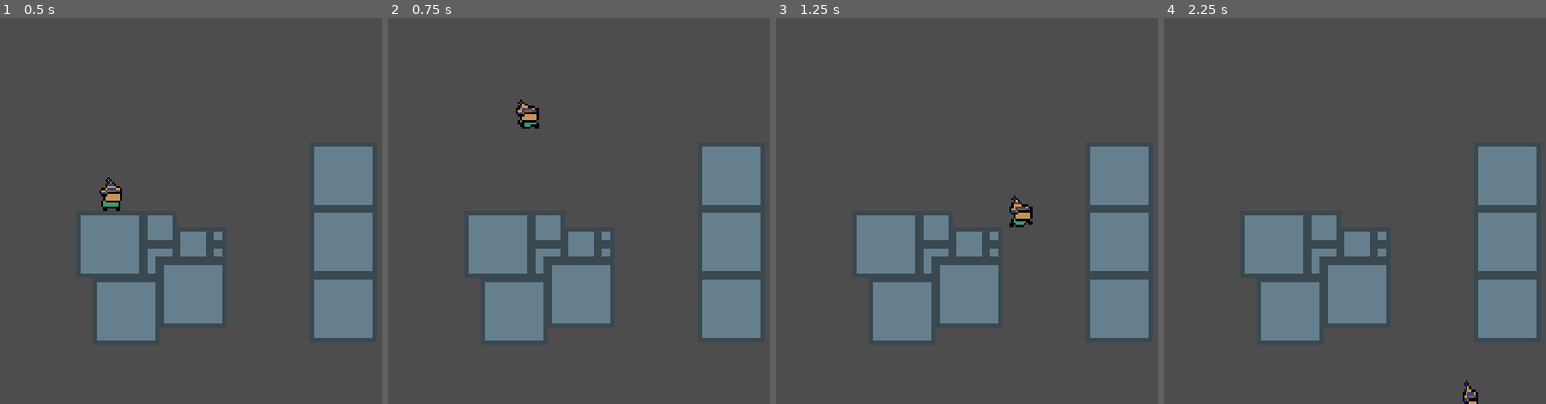
Above: before the commit, frames 1-4 (left to right).
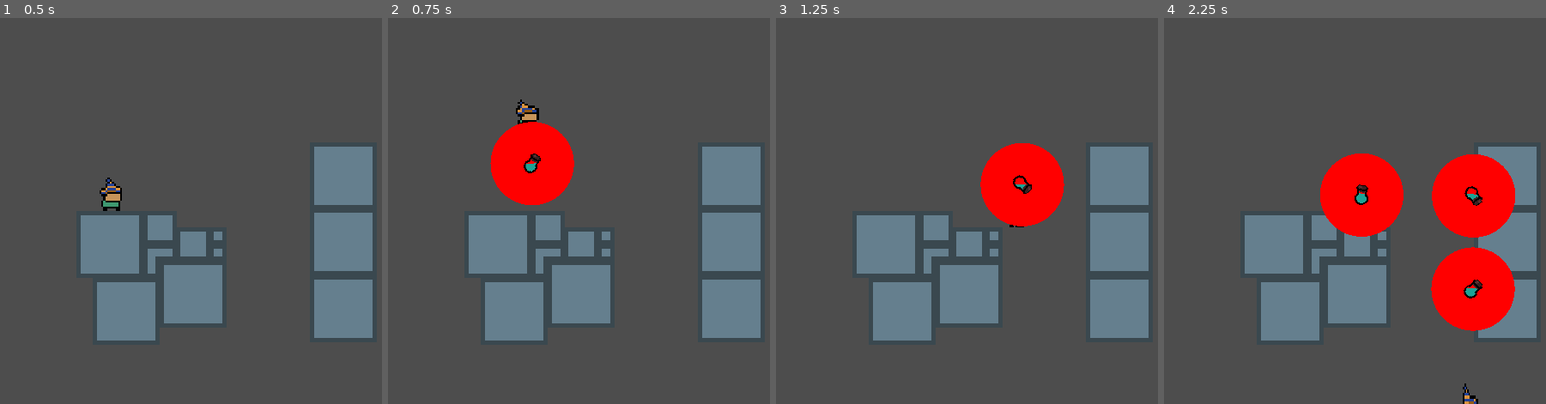
Above: after the commit, the same moments.

Repository: tliam1/PirateSoftwareJam
Game: Godot game, scene res://Scenes/Levels/TestLevel.tscn
Same seed, same stepped clock (60 frames per second), same inputs: the game is played once before the commit and once after it. Before the commit the project has no main scene; this scene is started directly in both runs.
Inputs (mouse positions are in pixels of both pictures, inside the frame that each line leads up to):
- Up to frame 1 (0.5 s): no input
- Up to frame 2 (0.75 s): tap Enter (ui_accept) at 0.5 s; move the mouse to (outside the picture) at 0.52 s; hold Right (ui_right) from 0.53 s (still down); hold Space (Jump) from 0.53 s (still down); click (outside the picture) at 0.6 s
- Up to frame 3 (1.25 s): keep holding Right (ui_right); keep holding Space (Jump)
- Up to frame 4 (2.25 s): move the mouse to (1370, 230) at 1.27 s; release Right (ui_right) at 1.28 s; release Space (Jump) at 1.28 s; hold Left (ui_left) 1.28-2.03 s; tap Space (Jump) at 1.35, 1.52, 1.82 s; click (1370, 230) at 1.55 s; move the mouse to (outside the picture) at 2.02 s; hold Right (ui_right) from 2.03 s (still down); hold Space (Jump) from 2.03 s (still down); click (outside the picture) at 2.1 s

Frame 1 is identical in both runs. In frame 2, 3.7% of the frame differs, in the area x 26-49%, y 26-49%; in frame 3, 3.7%; in frame 4, 11%, in the area x 40-92%, y 35-100%.

Commit message:
starting potion callables

Diff:
--- a/Scenes/Levels/TestLevel.tscn
+++ b/Scenes/Levels/TestLevel.tscn
@@ -1,12 +1,14 @@
-[gd_scene load_steps=6 format=3 uid="uid://1pyt6nhi7b1v"]
+[gd_scene load_steps=7 format=3 uid="uid://1pyt6nhi7b1v"]
 
 [ext_resource type="PackedScene" uid="uid://csjacn7hftps" path="res://Scenes/Prefabs/Player.tscn" id="1_n2jwg"]
+[ext_resource type="Script" path="res://Scripts/Managers/GameManager.gd" id="1_vjac8"]
 [ext_resource type="PackedScene" uid="uid://m221ph32wblp" path="res://Scenes/Prefabs/BlockTypes/SquareLargeblock.tscn" id="2_dv6nr"]
 [ext_resource type="PackedScene" uid="uid://3lekr461rj58" path="res://Scenes/Prefabs/BlockTypes/L-block.tscn" id="3_06ekb"]
 [ext_resource type="PackedScene" uid="uid://ducoaxjaf8rwt" path="res://Scenes/Prefabs/BlockTypes/SquareSmallblock.tscn" id="5_7rhb2"]
 [ext_resource type="PackedScene" uid="uid://1uknqmq5pvmo" path="res://Scenes/Prefabs/BlockTypes/SquareMediumblock.tscn" id="5_mg55c"]
 
 [node name="TestLevel" type="Node2D"]
+script = ExtResource("1_vjac8")
 
 [node name="Camera2D" type="Camera2D" parent="."]
 zoom = Vector2(3.5, 3.5)
@@ -15,37 +17,37 @@
 position = Vector2(-111, -9)
 collision_layer = 2
 
-[node name="Blocks" type="Node2D" parent="."]
+[node name="BlockManager" type="Node2D" parent="."]
 
-[node name="block" parent="Blocks" instance=ExtResource("2_dv6nr")]
+[node name="block" parent="BlockManager" instance=ExtResource("2_dv6nr")]
 position = Vector2(-112, 16)
 
-[node name="block2" parent="Blocks" instance=ExtResource("3_06ekb")]
+[node name="block2" parent="BlockManager" instance=ExtResource("3_06ekb")]
 position = Vector2(-88, 24)
 
-[node name="block3" parent="Blocks" instance=ExtResource("2_dv6nr")]
+[node name="block3" parent="BlockManager" instance=ExtResource("2_dv6nr")]
 position = Vector2(-72, 40)
 
-[node name="block7" parent="Blocks" instance=ExtResource("2_dv6nr")]
+[node name="block7" parent="BlockManager" instance=ExtResource("2_dv6nr")]
 position = Vector2(0, -17)
 
-[node name="block8" parent="Blocks" instance=ExtResource("2_dv6nr")]
+[node name="block8" parent="BlockManager" instance=ExtResource("2_dv6nr")]
 position = Vector2(0, 15)
 
-[node name="block9" parent="Blocks" instance=ExtResource("2_dv6nr")]
+[node name="block9" parent="BlockManager" instance=ExtResource("2_dv6nr")]
 position = Vector2(0, 47)
 
-[node name="block5" parent="Blocks" instance=ExtResource("5_mg55c")]
+[node name="block5" parent="BlockManager" instance=ExtResource("5_mg55c")]
 position = Vector2(-72, 16)
 
-[node name="block6" parent="Blocks" instance=ExtResource("5_mg55c")]
+[node name="block6" parent="BlockManager" instance=ExtResource("5_mg55c")]
 position = Vector2(-88, 8)
 
-[node name="block4" parent="Blocks" instance=ExtResource("2_dv6nr")]
+[node name="block4" parent="BlockManager" instance=ExtResource("2_dv6nr")]
 position = Vector2(-104, 48)
 
-[node name="block10" parent="Blocks" instance=ExtResource("5_7rhb2")]
+[node name="block10" parent="BlockManager" instance=ExtResource("5_7rhb2")]
 position = Vector2(-56, 16)
 
-[node name="block11" parent="Blocks" instance=ExtResource("5_7rhb2")]
+[node name="block11" parent="BlockManager" instance=ExtResource("5_7rhb2")]
 position = Vector2(-56, 8)
--- a/Scenes/Prefabs/BlockTypes/IBlock.tscn
+++ b/Scenes/Prefabs/BlockTypes/IBlock.tscn
@@ -5,5 +5,5 @@
 
 [node name="block" instance=ExtResource("1_13xh8")]
 
-[node name="Sprite2D" parent="." index="1"]
+[node name="Sprite2D" parent="RigidBody2D" index="1"]
 texture = ExtResource("2_n3vha")
--- a/Scenes/Prefabs/BlockTypes/L-block.tscn
+++ b/Scenes/Prefabs/BlockTypes/L-block.tscn
@@ -5,5 +5,5 @@
 
 [node name="block" instance=ExtResource("1_q26hl")]
 
-[node name="Sprite2D" parent="." index="1"]
+[node name="Sprite2D" parent="RigidBody2D" index="1"]
 texture = ExtResource("2_r1ojl")
--- a/Scenes/Prefabs/BlockTypes/SquareLargeblock.tscn
+++ b/Scenes/Prefabs/BlockTypes/SquareLargeblock.tscn
@@ -5,5 +5,5 @@
 
 [node name="block" instance=ExtResource("1_vie23")]
 
-[node name="Sprite2D" parent="." index="1"]
+[node name="Sprite2D" parent="RigidBody2D" index="1"]
 texture = ExtResource("2_ridc5")
--- a/Scenes/Prefabs/BlockTypes/SquareMediumblock.tscn
+++ b/Scenes/Prefabs/BlockTypes/SquareMediumblock.tscn
@@ -5,5 +5,5 @@
 
 [node name="block" instance=ExtResource("1_ddn3n")]
 
-[node name="Sprite2D" parent="." index="1"]
+[node name="Sprite2D" parent="RigidBody2D" index="1"]
 texture = ExtResource("2_pv640")
--- a/Scenes/Prefabs/BlockTypes/SquareSmallblock.tscn
+++ b/Scenes/Prefabs/BlockTypes/SquareSmallblock.tscn
@@ -5,5 +5,5 @@
 
 [node name="block" instance=ExtResource("1_wg2p1")]
 
-[node name="Sprite2D" parent="." index="1"]
+[node name="Sprite2D" parent="RigidBody2D" index="1"]
 texture = ExtResource("2_nqhpt")
--- a/Scenes/Prefabs/BlockTypes/blockTemplate.tscn
+++ b/Scenes/Prefabs/BlockTypes/blockTemplate.tscn
@@ -8,8 +8,9 @@
 [node name="RigidBody2D" type="RigidBody2D" parent="."]
 collision_mask = 3
 gravity_scale = 0.0
+contact_monitor = true
 
 [node name="CollisionPolygon2D" type="CollisionPolygon2D" parent="RigidBody2D"]
 
-[node name="Sprite2D" type="Sprite2D" parent="."]
+[node name="Sprite2D" type="Sprite2D" parent="RigidBody2D"]
 region_rect = Rect2(0, 0, 16, 16)
--- a/Scenes/Prefabs/Bottle.tscn
+++ /dev/null
@@ -1,56 +0,0 @@
-[gd_scene load_steps=8 format=3 uid="uid://c6sp1878dtnmi"]
-
-[ext_resource type="Texture2D" uid="uid://drqm146a1luib" path="res://Sprites/bottle/BottleContainer1.png" id="1_11u7j"]
-[ext_resource type="Script" path="res://Scripts/Throwables/Bottle.gd" id="1_q8ch1"]
-[ext_resource type="Texture2D" uid="uid://bvmp6eh7u8cw4" path="res://Sprites/bottle/BottleContainer2.png" id="2_m3i6k"]
-[ext_resource type="Texture2D" uid="uid://ci63207gp3mce" path="res://Sprites/bottle/BottleContainer.png" id="2_w26ye"]
-[ext_resource type="Shader" path="res://Shaders/Bottle.gdshader" id="4_k3a2g"]
-
-[sub_resource type="ShaderMaterial" id="ShaderMaterial_xu5kh"]
-shader = ExtResource("4_k3a2g")
-shader_parameter/height = 3.0
-shader_parameter/frequency = 1.0
-shader_parameter/speed = 10.0
-
-[sub_resource type="CapsuleShape2D" id="CapsuleShape2D_5qxoj"]
-radius = 6.0
-height = 22.0
-
-[node name="RigidBody2D" type="RigidBody2D"]
-gravity_scale = 0.0
-script = ExtResource("1_q8ch1")
-fillPercent = 0.75
-
-[node name="Bottle" type="Sprite2D" parent="."]
-texture = ExtResource("1_11u7j")
-
-[node name="FluidMask" type="Sprite2D" parent="."]
-clip_children = 1
-texture = ExtResource("2_m3i6k")
-
-[node name="Fluid" type="Sprite2D" parent="FluidMask"]
-self_modulate = Color(0.113725, 0.639216, 0.584314, 1)
-show_behind_parent = true
-material = SubResource("ShaderMaterial_xu5kh")
-texture = ExtResource("2_w26ye")
-centered = false
-offset = Vector2(-32, 0)
-region_enabled = true
-region_rect = Rect2(0, 0, 64, 64)
-
-[node name="ReferenceRect" type="ReferenceRect" parent="."]
-offset_left = -8.0
-offset_top = -7.0
-offset_right = 8.0
-offset_bottom = 10.0
-border_width = 0.5
-
-[node name="MaxFill" type="Marker2D" parent="."]
-position = Vector2(0, -4)
-
-[node name="MinFill" type="Marker2D" parent="."]
-position = Vector2(0, 10)
-
-[node name="CollisionShape2D" type="CollisionShape2D" parent="."]
-visible = false
-shape = SubResource("CapsuleShape2D_5qxoj")
--- a/Scenes/Prefabs/Player.tscn
+++ b/Scenes/Prefabs/Player.tscn
@@ -14,6 +14,7 @@
 gravityAccel = 10000.0
 wallJumpBuffer = 1.0
 maxWallJumpBuffer = 10.0
+throwForce = 100.0
 
 [sub_resource type="CapsuleShape2D" id="CapsuleShape2D_o4ybn"]
 radius = 5.0
--- /dev/null
+++ b/Scenes/Prefabs/Potions/Bottle.tscn
@@ -0,0 +1,75 @@
+[gd_scene load_steps=9 format=3 uid="uid://c6sp1878dtnmi"]
+
+[ext_resource type="Script" path="res://Scripts/Throwables/Bottle.gd" id="1_pynhu"]
+[ext_resource type="Texture2D" uid="uid://drqm146a1luib" path="res://Sprites/bottle/BottleContainer1.png" id="2_dy88j"]
+[ext_resource type="Texture2D" uid="uid://bvmp6eh7u8cw4" path="res://Sprites/bottle/BottleContainer2.png" id="3_ttifj"]
+[ext_resource type="Shader" path="res://Shaders/Bottle.gdshader" id="4_smw5e"]
+[ext_resource type="Texture2D" uid="uid://ci63207gp3mce" path="res://Sprites/bottle/BottleContainer.png" id="5_og5th"]
+
+[sub_resource type="ShaderMaterial" id="ShaderMaterial_xu5kh"]
+shader = ExtResource("4_smw5e")
+shader_parameter/height = 3.0
+shader_parameter/frequency = 1.0
+shader_parameter/speed = 10.0
+
+[sub_resource type="CircleShape2D" id="CircleShape2D_cfwew"]
+radius = 7.0
+
+[sub_resource type="CircleShape2D" id="CircleShape2D_o1veg"]
+radius = 50.0
+
+[node name="Bottle" type="Node2D"]
+scale = Vector2(0.4, 0.4)
+script = ExtResource("1_pynhu")
+fillPercent = 0.75
+setChildrenScale = 0.4
+
+[node name="RigidBody2D" type="RigidBody2D" parent="."]
+collision_layer = 4
+gravity_scale = 0.0
+max_contacts_reported = 1
+contact_monitor = true
+
+[node name="Bottle" type="Sprite2D" parent="RigidBody2D"]
+texture = ExtResource("2_dy88j")
+
+[node name="FluidMask" type="Sprite2D" parent="RigidBody2D/Bottle"]
+clip_children = 1
+texture = ExtResource("3_ttifj")
+
+[node name="Fluid" type="Sprite2D" parent="RigidBody2D/Bottle/FluidMask"]
+self_modulate = Color(0.113725, 0.639216, 0.584314, 1)
+show_behind_parent = true
+material = SubResource("ShaderMaterial_xu5kh")
+texture = ExtResource("5_og5th")
+centered = false
+offset = Vector2(-32, 0)
+region_enabled = true
+region_rect = Rect2(0, 0, 64, 64)
+
+[node name="ReferenceRect" type="ReferenceRect" parent="RigidBody2D"]
+offset_left = -8.0
+offset_top = -7.0
+offset_right = 8.0
+offset_bottom = 10.0
+border_width = 0.5
+
+[node name="MaxFill" type="Marker2D" parent="RigidBody2D"]
+position = Vector2(0, -4)
+
+[node name="MinFill" type="Marker2D" parent="RigidBody2D"]
+position = Vector2(0, 10)
+
+[node name="CollisionShape2D" type="CollisionShape2D" parent="RigidBody2D"]
+position = Vector2(0, 4)
+shape = SubResource("CircleShape2D_cfwew")
+
+[node name="ExplosionArea" type="Area2D" parent="RigidBody2D"]
+collision_layer = 8
+collision_mask = 3
+
+[node name="CollisionShape2D" type="CollisionShape2D" parent="RigidBody2D/ExplosionArea"]
+shape = SubResource("CircleShape2D_o1veg")
+
+[connection signal="body_entered" from="RigidBody2D/ExplosionArea" to="." method="_on_explosion_area_body_entered"]
+[connection signal="body_exited" from="RigidBody2D/ExplosionArea" to="." method="_on_explosion_area_body_exited"]
--- /dev/null
+++ b/Scenes/Prefabs/Potions/effectHitBox.tscn
@@ -0,0 +1,12 @@
+[gd_scene load_steps=2 format=3 uid="uid://duhodse62iur3"]
+
+[sub_resource type="CircleShape2D" id="CircleShape2D_g1gwy"]
+
+[node name="effectHitBox" type="Node2D"]
+
+[node name="Area2D" type="Area2D" parent="."]
+collision_layer = 8
+collision_mask = 3
+
+[node name="CollisionShape2D" type="CollisionShape2D" parent="Area2D"]
+shape = SubResource("CircleShape2D_g1gwy")
--- /dev/null
+++ b/Scripts/Classses/potionEffectClass.gd
@@ -0,0 +1,78 @@
+class_name PotionEffects
+extends Resource
+
+var ActiveCallable : Dictionary = {
+	"AttractBlocksToPlayerEffect": AttractBlocksToPlayerEffect,
+	"ZeroGravityEffect": ZeroGravityEffect,
+	"BlastEffect": BlastEffect,
+	"TeleportationEffect": TeleportationEffect,
+	"GravityShift": GravityShift,
+	"ReverseGravityPotion": ReverseGravityPotion,
+	"StickyPotion": StickyPotion,
+	"SpawnBlockPotion": SpawnBlockPotion,
+	"AreaDeleterPotion": AreaDeleterPotion,
+	"GrowthEffectPotion": GrowthEffectPotion,
+	"EarthquakeEffectPotion": EarthquakeEffectPotion,
+	"MagnatismEffectPotion": MagnatismEffectPotion,
+	"JumpBoostPotion": JumpBoostPotion,
+	"SpeedUpPotion": SpeedUpPotion,
+	"DashPotionEffect": DashPotionEffect,
+	"MorphPotion": MorphPotion,
+	"SlipperyPotion": SlipperyPotion,
+	"JumpResetPotion": JumpResetPotion
+}
+
+func AttractBlocksToPlayerEffect(player : Node2D, listOfTargets : Array):
+	pass # moves target to player
+
+func ZeroGravityEffect(listOfTargets : Array): #
+	pass # makes targets have zero gravity (adds some force to blocks)
+
+func BlastEffect(listOfTargets : Array, blastPosition : Vector2):
+
+	pass # causes a blast (blasts player and blocks)
+
+func TeleportationEffect(player : Node2D, newPosition : Vector2):
+	pass # teleports player to contact position
+
+func GravityShift(player : Node2D, gravity_scale : float, listOfTargets : Array):
+	pass # Alters gravity by a modifier
+
+func ReverseGravityPotion(player : RigidBody2D, gravity_scale : float, listOfTargets : Array):
+	pass # flips gravity for a short amount of time
+
+func StickyPotion(listOfTargets : Array):
+	pass # makes the player stick to things
+
+func SpawnBlockPotion(contact : Node2D):
+	pass # #Spawns block next to the contact point
+
+func AreaDeleterPotion(listOfTargets : Array):
+	pass # Removes The Blocks
+
+func GrowthEffectPotion(listOfTargets : Array):
+	pass #all blocks Grow
+
+func EarthquakeEffectPotion(listOfTargets : Array):
+	pass #all blocks shake
+
+func MagnatismEffectPotion(listOfTargets : Array):
+	pass # all blocks come together (find center point)
+
+func JumpBoostPotion(player : Node2D, listOfTargets : Array):
+	pass #typical
+
+func SpeedUpPotion(player : Node2D, listOfTargets : Array):
+	pass #typical
+
+func DashPotionEffect(player : Node2D, listOfTargets : Array):
+	pass # Adds force in the direction of the potion
+
+func MorphPotion(player : Node2D, listOfTargets : Array):
+	pass # typical celeste flower moment
+
+func SlipperyPotion(player : Node2D, listOfTargets : Array):
+	pass
+
+func JumpResetPotion(player : Node2D, listOfTargets : Array):
+	pass
--- /dev/null
+++ b/Scripts/Managers/GameManager.gd
@@ -0,0 +1,14 @@
+extends Node2D
+
+var player : Node2D
+
+# Called when the node enters the scene tree for the first time.
+func _ready():
+	player = get_node("Player")
+	print(player)
+	pass # Replace with function body.
+
+
+# Called every frame. 'delta' is the elapsed time since the previous frame.
+func _process(delta):
+	pass
--- a/Scripts/PlayerMovementData.gd
+++ b/Scripts/PlayerMovementData.gd
@@ -3,13 +3,14 @@
 
 
 @export var speed = 100.0;
-@export var  accel = 700.0;
-@export var  friction = 700.0;
-@export var  jumpVel = -250.0;
-@export var  maxGravity = 1000;
-@export var  gravityAccel = 10000.0;
-@export var  wallJumpBuffer = 1.0;
-@export var  maxWallJumpBuffer = 10.0;
+@export var accel = 700.0;
+@export var friction = 700.0;
+@export var jumpVel = -250.0;
+@export var maxGravity = 1000;
+@export var gravityAccel = 10000.0;
+@export var wallJumpBuffer = 1.0;
+@export var maxWallJumpBuffer = 10.0;
+@export var throwForce = 10.0;
 var canMove = true;
 var onfloor;
 var prevOnFloor = false;
--- a/Scripts/Throwables/Bottle.gd
+++ b/Scripts/Throwables/Bottle.gd
@@ -1,31 +1,52 @@
-extends RigidBody2D
+extends Node2D
+
 # InspectorStuff
 @export_range (0.0, 1.0) var fillPercent : float
 @export var maxFillShrinkAmount : Vector2 = Vector2(0,2)
 @export var minFillShrinkAmount : Vector2 = Vector2(0,4)
+@export_range(0.0, 1.0) var setChildrenScale : float
 #references
-@onready var reference_rect = $ReferenceRect
-@onready var fluid = $FluidMask/Fluid
-@onready var max_fill = $MaxFill
-@onready var min_fill = $MinFill
+@onready var reference_rect = $RigidBody2D/ReferenceRect
+@onready var fluid = $RigidBody2D/Bottle/FluidMask/Fluid
+@onready var fluidHolder = $RigidBody2D/Bottle
+@onready var col = $RigidBody2D/CollisionShape2D
+@onready var max_fill = $RigidBody2D/MaxFill
+@onready var min_fill = $RigidBody2D/MinFill
+@onready var rb : RigidBody2D = $RigidBody2D
+@onready var explosionArea : Area2D = $RigidBody2D/ExplosionArea
+@onready var explosionCollider : CollisionShape2D = $RigidBody2D/ExplosionArea/CollisionShape2D
+# @onready var anim = $AnimationPlayer
 #hidden
 var potionHeight
 var potionWidth
 var target : Vector2 = Vector2.ZERO
-
+var explosionEffectBodies : Array = []
+var potionEffectHandler : PotionEffects = PotionEffects.new()
 
 # Called when the node enters the scene tree for the first time.
 func _ready():
 	potionHeight = reference_rect.get_rect().size.y
 	potionWidth = reference_rect.get_rect().size.x
-	angular_velocity = 15
+	SetScale()
+	# angular_velocity = 15
 	pass # Replace with function body.
 
+#
+func SetScale():
+	col.scale *= setChildrenScale
+	fluidHolder.scale *= setChildrenScale
+	explosionArea.scale *= setChildrenScale
+	pass
+
+
+func InitializeForce(dir : Vector2, speed : float):
+	rb.apply_impulse(dir * speed)
+	rb.angular_velocity = randf_range(5,15) * sign(dir.x)
 
 # Called every frame. 'delta' is the elapsed time since the previous frame.
 func _process(delta):
 	fluid.global_rotation = 0
-	angular_velocity = lerp(angular_velocity, 0.0, 0.2 * delta)
+	# angular_velocity = lerp(angular_velocity, 0.0, 0.2 * delta)
 	var rotHeight : Vector2 = get_rotated_height()
 	rotHeight = rotHeight.normalized()
 	var shrinkPercent = abs(rotHeight.x) # accounts for rotated potion x-component
@@ -39,7 +60,7 @@
 	var adjustedMaxFill: Vector2 = max_fill.position + maxHeightOffset
 	var adjustMinFill: Vector2 = min_fill.position - minHeightOffset
 
-	fluid.global_position = global_position
+	fluid.global_position = rb.global_position
 	# fluid.global_position += adjustedMaxFill.lerp(adjustMinFill, 1 - fillPercent)
 
 	if normalized_angle > PI / 2 and normalized_angle < 3 * PI / 2:
@@ -47,8 +68,34 @@
 	else:
 		target = target.lerp(adjustedMaxFill.lerp(adjustMinFill, 1 - fillPercent), delta * 4)
 	fluid.global_position += target
+
+	if(rb.get_contact_count() > 0):
+		rb.contact_monitor = false
+		rb.max_contacts_reported = 0
+		# explode!
+		print("Bottle Collided")
+
+	queue_redraw()
 	pass
 
 
 func get_rotated_height() -> Vector2:
 	return (Vector2.UP * potionHeight).rotated(global_rotation)
+
+
+func _on_explosion_area_body_entered(body):
+	if !explosionEffectBodies.has(body):
+		explosionEffectBodies.append(body)
+		# print("Entered" + str(body))
+	pass # Replace with function body.
+
+
+func _on_explosion_area_body_exited(body):
+	if explosionEffectBodies.has(body):
+		explosionEffectBodies.erase(body)
+		# print("Exit " + str(body))
+
+	pass # Replace with function body.
+
+func _draw():
+	draw_circle(rb.position, explosionCollider.shape.radius, Color.RED)
--- a/Scripts/blockData/block.gd
+++ b/Scripts/blockData/block.gd
@@ -1,7 +1,8 @@
 extends Node2D
 
-@onready var spr = $Sprite2D
+@onready var spr = $RigidBody2D/Sprite2D
 @onready var polygonCol = $RigidBody2D/CollisionPolygon2D
+@onready var rb : RigidBody2D = $RigidBody2D
 # Called when the node enters the scene tree for the first time.
 func _ready():
 	var image : Image
@@ -12,9 +13,15 @@
 	print(polys[0])
 	polygonCol.polygon = polys[0]
 	polygonCol.position -= spr.texture.get_size()/2
+	# AddForces(Vector2(randf_range(-10,10),randf_range(-10,10)), 2)
 	pass # Replace with function body.
 
 
 # Called every frame. 'delta' is the elapsed time since the previous frame.
 func _process(delta):
 	pass
+
+
+func AddForces(dir : Vector2, speed : float):
+	rb.apply_impulse(dir * speed) # can add position too
+	pass
--- a/Scripts/player.gd
+++ b/Scripts/player.gd
@@ -31,6 +31,7 @@
 var gravity = 0;
 var currentAnimationState := AnimationState.IDLE;
 var spr_scale;
+var potionResource = preload("res://Scenes/Prefabs/Potions/Bottle.tscn")
 
 func _ready():
 	world = get_parent();
@@ -48,6 +49,7 @@
 		frameChecks(delta);
 #		SlidyFloor();
 #		GunForce(delta, false);
+		LaunchPotion()
 		WallSliding(dir);
 		JumpCheck(delta, false);
 		Movement(delta, dir);
@@ -81,11 +83,11 @@
 
 
 func SpeedControl(delta):
-	if(abs(velocity.y) > 350):
-		velocity.y = move_toward(velocity.y, 350 * sign(velocity.y), movementData.friction * delta);
-	if(abs(velocity.x) > 250):
+	if(abs(velocity.y) > 500):
+		velocity.y = move_toward(velocity.y, 500 * sign(velocity.y), movementData.friction * delta);
+	if(abs(velocity.x) > 500):
 		# velocity.x = 250* sign(velocity.x);
-		velocity.x = move_toward(velocity.x, 250 * sign(velocity.x), movementData.friction * delta);
+		velocity.x = move_toward(velocity.x, 500 * sign(velocity.x), movementData.friction * delta);
 
 func ApplyGravity(delta):
 	# print(velocity.x);
@@ -132,6 +134,21 @@
 
 func GetTileSet(tileset):
 	movementData.floorWallTiles = tileset;
+
+
+func LaunchPotion():
+	if Input.is_action_just_pressed("LeftMouseClick"):
+		print("THROWN")
+		var potionInst = potionResource.instantiate();
+		get_tree().get_root().add_child(potionInst);
+		potionInst.global_position = global_position
+		var direction : Vector2 = get_global_mouse_position() - global_position
+		potionInst.InitializeForce(direction.normalized(), movementData.throwForce)
+
+
+func AddForces(dir : Vector2, speed : float):
+	velocity += dir * speed
+	pass
 
 #func GunForce(delta, override):
 #
@@ -236,7 +253,7 @@
 	elif velocity.x < 0:
 		anim.flip_h = true
 
-	if(velocity.x != 0 and currentAnimationState != AnimationState.LAND):
+	if(velocity.x != 0 and currentAnimationState != AnimationState.LAND and is_on_floor_only()):
 		currentAnimationState = AnimationState.RUN
 		anim.play("Run");
 	elif(is_on_floor() and currentAnimationState != AnimationState.LAND):
--- a/project.godot
+++ b/project.godot
@@ -11,6 +11,7 @@
 [application]
 
 config/name="PirateSoftwareJam"
+run/main_scene="res://Scenes/Levels/TestLevel.tscn"
 config/features=PackedStringArray("4.1", "GL Compatibility")
 config/icon="res://icon.svg"
 
@@ -25,11 +26,22 @@
 "events": [Object(InputEventKey,"resource_local_to_scene":false,"resource_name":"","device":-1,"window_id":0,"alt_pressed":false,"shift_pressed":false,"ctrl_pressed":false,"meta_pressed":false,"pressed":false,"keycode":0,"physical_keycode":32,"key_label":0,"unicode":32,"echo":false,"script":null)
 ]
 }
+RightMouseClick={
+"deadzone": 0.5,
+"events": []
+}
+LeftMouseClick={
+"deadzone": 0.5,
+"events": [Object(InputEventMouseButton,"resource_local_to_scene":false,"resource_name":"","device":-1,"window_id":0,"alt_pressed":false,"shift_pressed":false,"ctrl_pressed":false,"meta_pressed":false,"button_mask":1,"position":Vector2(560, 35),"global_position":Vector2(568, 119),"factor":1.0,"button_index":1,"canceled":false,"pressed":true,"double_click":false,"script":null)
+]
+}
 
 [layer_names]
 
 2d_physics/layer_1="Ground"
 2d_physics/layer_2="Player"
+2d_physics/layer_3="Potion"
+2d_physics/layer_4="potionBlast"
 
 [rendering]
 
Binary file added: Sprites/Player/Hand.png
Not shown, added: Sprites/Player/Hand.png.import
